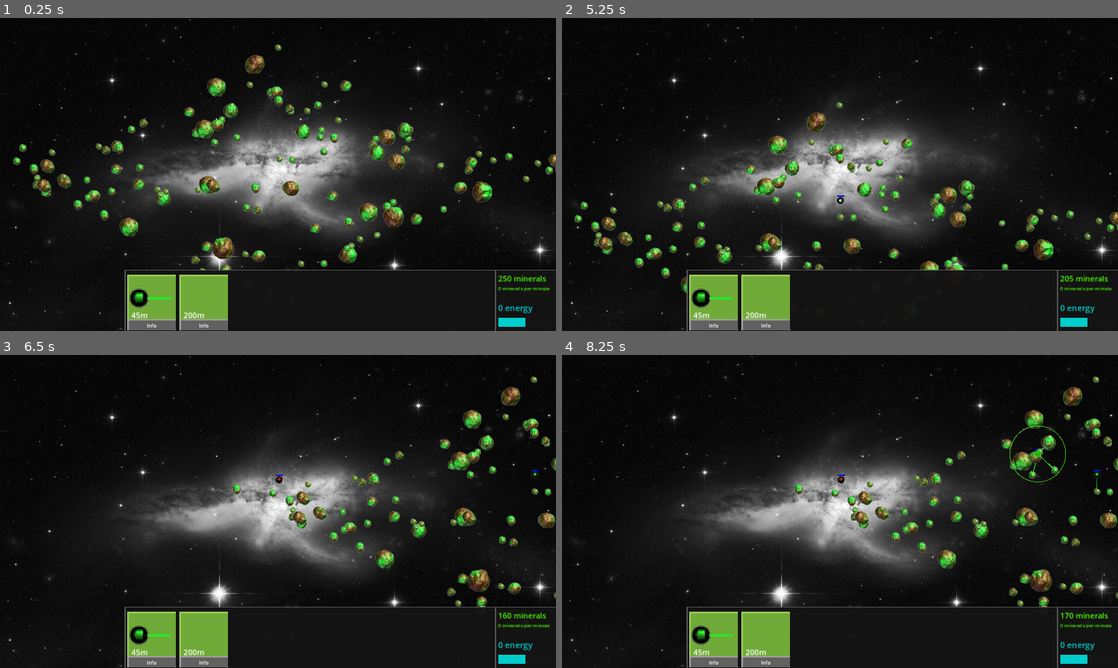
Above: before the commit, frames 1-4 (two rows, left to right).
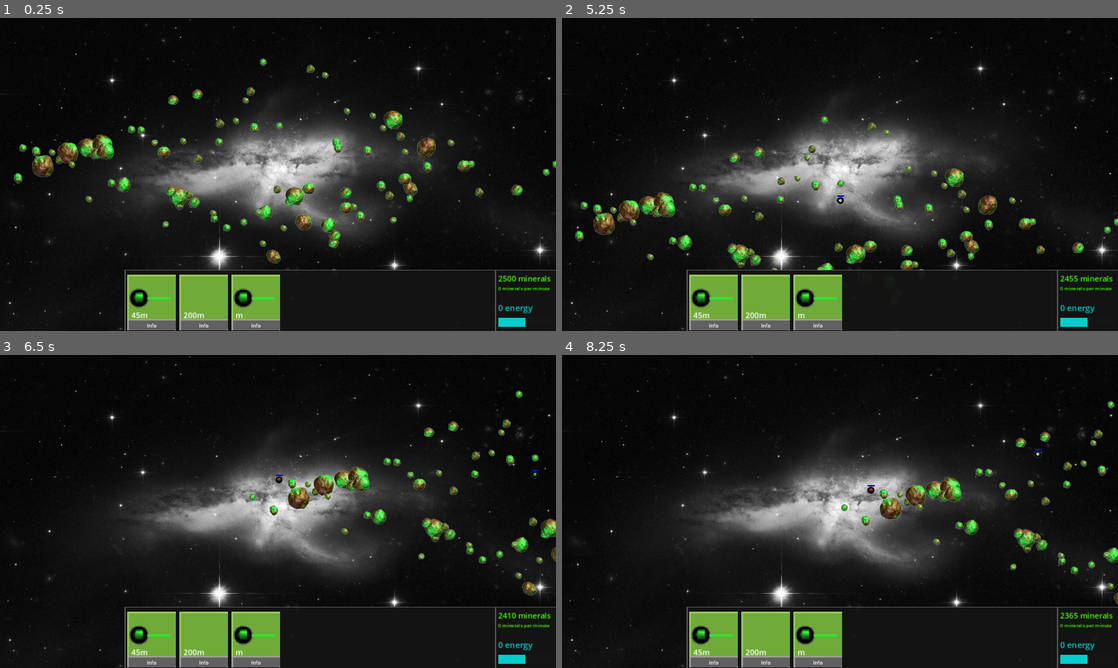
Above: after the commit, the same moments.

Repository: ramhacks/space-game-remake
Game: Godot game, scene res://survival.tscn
The game is run twice, just before and just after one commit, with the same random seed, the same clock (stepped at 60 frames per second) and the same inputs.
Inputs (mouse positions are in pixels of both pictures, inside the frame that each line leads up to):
- Up to frame 1 (0.25 s): no input
- Up to frame 2 (5.25 s): click (712, 324) at 0.52 s; click (712, 299) at 1.27 s; click (712, 324) at 2.02 s; click (712, 299) at 2.77 s; click (712, 324) at 3.52 s; click (712, 299) at 4.27 s; tap Enter at 5 s; drag from (840, 143) to (840, 315) at 5.02 s
- Up to frame 3 (6.5 s): tap Space at 5.75 s; drag from (22, 658) to (278, 480) at 5.77 s
- Up to frame 4 (8.25 s): tap Enter at 6.5, 8 s; move the mouse to (867, 483) at 6.52 s; tap Middle mouse button (Middle_Button) at 6.6 s; click (867, 483) at 6.67 s; tap Space at 7.25 s; drag from (951, 461) to (840, 652) at 7.27 s; drag from (1006, 442) to (1095, 473) at 8.02 s

The runs differ from the first frame. In frame 1, 10% of the frame differs, in the area x 2-100%, y 8-100%; in frame 2, 8.6%; in frame 3, 6.8%; in frame 4, 6.8%.

Commit message:
Energy/Power System
Traversed Graph of connected nodes, stop traversal after running out of available energy. Synced all towers to a power cycle, can change this and make each solar node have its own timer. This is purly a prefreence thing

Diff:
--- a/the-space-game/Asteroid GD/asteroid_gen.gd
+++ b/the-space-game/Asteroid GD/asteroid_gen.gd
@@ -28,7 +28,7 @@
 
 	var center = [int(get_viewport_rect().size.x/2), transformy*-1]
 
-	var place_chance = 15 #chance of placing asteroid, right now it is 10%
+	var place_chance = 10 #chance of placing asteroid, right now it is 10%
    #change it so that generates more toward center point
    #do this by getting distance from center, the closer it is the higher the chance of placing it
 
--- a/the-space-game/Survival_Scene_Scripts/camera.gd
+++ b/the-space-game/Survival_Scene_Scripts/camera.gd
@@ -1,5 +1,6 @@
 extends Area2D
 
+var correct_area = false
 signal cancel_spawn_tower
 signal place_tower(cur_position)
 signal draw_select(tower_pos, tower_radius, clicked_self)
--- a/the-space-game/Survival_Scene_Scripts/globals.gd
+++ b/the-space-game/Survival_Scene_Scripts/globals.gd
@@ -16,10 +16,30 @@
 		GetAllTreeNodes(childNode, listOfAllNodesInTree)
 	return listOfAllNodesInTree
 
-var resources = 250 # amount of resources the current player has
+var resources = 2500 # amount of resources the current player has
 var RPM = 0
 
 var tower_selection_mode = false
 var tower_selected
 
 var NO_SOLAR_TOWER = true
+
+var global_power_timer_on = Timer.new()
+var global_power_timer_off = Timer.new()
+
+#manage power timers so solar stations are all synced
+func _ready():
+	global_power_timer_on.one_shot = true
+	global_power_timer_off.one_shot = true
+	global_power_timer_off.timeout.connect(start_on)
+	global_power_timer_on.timeout.connect(start_off)
+
+	add_child(global_power_timer_on)
+	add_child(global_power_timer_off)
+	global_power_timer_on.start(2)
+
+func start_off():
+	global_power_timer_off.start(2)
+
+func start_on():
+	global_power_timer_on.start(2)
--- a/the-space-game/Survival_Scene_Scripts/survival.gd
+++ b/the-space-game/Survival_Scene_Scripts/survival.gd
@@ -7,12 +7,15 @@
 
 var initial_tower_prices = {
 	"miner": 45, #same as cur_name variable
-	"solar": 200
+	"solar": 200,
+	"Power_Node": 20
 }
 
 var tower_scene_dict = {
 	"miner": 0,
-	"solar": 0
+	"solar": 0,
+	"Power_Node": 0
+
 }
 
 signal finished_cooldown
@@ -62,6 +65,8 @@
 
 	tower_scene_dict['solar'] = preload("res://towers/Solar/solar.tscn")
 
+	tower_scene_dict["Power_Node"] = preload("res://towers/Power_Node.tscn")
+
 	game_tick_timer = get_node("Global_Ticks")
 
 	self.get_node("Camera_Area").draw_select.connect(draw_selector)
@@ -69,6 +74,7 @@
 	vbox_children.append(self.get_node("HotBar_Layer/Hotbar_Background/Hotbar_Forground/Selection/Side_Buttons/Custom"))
 	vbox_children.append(self.get_node("HotBar_Layer/Hotbar_Background/Hotbar_Forground/Selection/Side_Buttons/Upgrade_Button"))
 	vbox_children.append(self.get_node("HotBar_Layer/Hotbar_Background/Hotbar_Forground/Selection/Side_Buttons/Recycle"))
+
 	var vbox = self.get_node("HotBar_Layer/Hotbar_Background/Hotbar_Forground/Selection/Side_Buttons")
 	var children = Globals.get_all_children(vbox)
 	children.pop_front()
@@ -86,9 +92,6 @@
 		#inside the hotbar anymore
 		if(starting_tower_pos.y - self.get_node("Camera_Area").get_relative_mouse_pos(false).y > 25):
 			tower_to_place.hovering = true
-
-
-
 
 
 func _on_camera_area_cancel_spawn_tower() -> void:
@@ -124,8 +127,10 @@
 
 
 
-
-				copy.set_placed(true, tower_to_place.get_overlap())
+				if tower_to_place.cur_name == 'Power_Node':
+					copy.set_placed(true, tower_to_place.get_areas_overlap())
+				else:
+					copy.set_placed(true, tower_to_place.get_overlap())
 
 
 				copy.get_node("collider").visible = false
@@ -133,16 +138,16 @@
 				#connect laser_signal to tower so it can call it itself
 				copy.draw_laser.connect(draw_laser)
 				copy.draw_selection_animation.connect(draw_selector)
+				copy.draw_power_line.connect(draw_connection)
 
 				if(copy.cur_name == 'solar'):
 					Globals.NO_SOLAR_TOWER = false
 
-
-
-
-
-
-
+func draw_connection(tower, pos1, pos2):
+	var line = tower.get_node("Line_Power")
+	line.add_point(pos1)
+	line.add_point(pos2)
+	line.add_point(pos1)
 
 func draw_laser(tower, pos1, pos2, cooldown_time, tower_origin):
 	#create line node
@@ -160,13 +165,13 @@
 
 	tower.get_node("AnimationPlayer").play("line_disolve")
 
-
 	#at some point replace below with just a check if animation is finished or not, when finished just set cooldown to false
 	var cooltime = Timer.new()
 	self.add_child(cooltime)
 	cooltime.set_wait_time(cooldown_time)
 	cooltime.timeout.connect(Callable(clear_laser).bind(cooltime, tower_origin))
 	cooltime.start()
+
 
 func clear_laser(timer, tower_origin):
 	#this is on a separate branch because I do not know
@@ -279,8 +284,7 @@
 
 
 	self.get_node("HotBar_Layer/Hotbar_Background/Hotbar_Forground/Default_Hot Bar").visible = false
-	if tower.cur_name == 'miner':
-		print(tower.animated_node.asteroids_in_range)
+
 	self.get_node("HotBar_Layer/Hotbar_Background/Hotbar_Forground/Selection").show_selection_nodes(tower)
 
 	assert(tower.cur_name != "tower name", "You didn't name the tower cur_name! We can't find the associated ui elements for this tower")
--- /dev/null
+++ b/the-space-game/hotbar.gd
@@ -0,0 +1,11 @@
+extends Area2D
+var correct_area = false
+
+# Called when the node enters the scene tree for the first time.
+func _ready() -> void:
+	pass # Replace with function body.
+
+
+# Called every frame. 'delta' is the elapsed time since the previous frame.
+func _process(delta: float) -> void:
+	pass
--- a/the-space-game/project.godot
+++ b/the-space-game/project.godot
@@ -23,6 +23,10 @@
 
 window/size/mode=2
 window/stretch/mode="canvas_items"
+
+[global_group]
+
+collider=""
 
 [input]
 
--- a/the-space-game/survival.tscn
+++ b/the-space-game/survival.tscn
@@ -1,10 +1,11 @@
-[gd_scene load_steps=38 format=3 uid="uid://cf5pqleati37r"]
+[gd_scene load_steps=39 format=3 uid="uid://cf5pqleati37r"]
 
 [ext_resource type="Script" path="res://Survival_Scene_Scripts/survival.gd" id="1_e2foe"]
 [ext_resource type="Script" path="res://Survival_Scene_Scripts/camera.gd" id="2_fmvyw"]
 [ext_resource type="Script" path="res://Survival_Scene_Scripts/game_ticks.gd" id="2_yr8rd"]
 [ext_resource type="Texture2D" uid="uid://byomb7sbq1xd2" path="res://images/image(1).jpg" id="3_vqmru"]
 [ext_resource type="Theme" uid="uid://chdmu6kfrhoyk" path="res://Themes/hotbar_background1.tres" id="4_ihjta"]
+[ext_resource type="Script" path="res://hotbar.gd" id="5_0oapn"]
 [ext_resource type="Theme" uid="uid://dyhmoabmqtjno" path="res://Themes/hotbar_background2.tres" id="5_85nvo"]
 [ext_resource type="Script" path="res://default_hot_bar.gd" id="7_q05n8"]
 [ext_resource type="PackedScene" uid="uid://bxom4d8la8da2" path="res://UI Scenes/Tower_Button_Component.tscn" id="8_nsbra"]
@@ -148,6 +149,7 @@
 [node name="Hotbar" type="Area2D" parent="HotBar_Layer"]
 collision_layer = 3
 collision_mask = 3
+script = ExtResource("5_0oapn")
 metadata/_edit_lock_ = true
 
 [node name="CollisionShape2D" type="CollisionShape2D" parent="HotBar_Layer/Hotbar"]
@@ -177,6 +179,16 @@
 offset_right = 40.0
 offset_bottom = 40.0
 script = ExtResource("7_q05n8")
+
+[node name="Power" parent="HotBar_Layer/Hotbar_Background/Hotbar_Forground/Default_Hot Bar" instance=ExtResource("8_nsbra")]
+layout_mode = 1
+offset_left = 220.0
+offset_top = 9.0
+offset_right = 220.0
+offset_bottom = 9.0
+tower_button_target = "Power_Node"
+Normal_Texture = ExtResource("8_vnyq4")
+Pressed_Texture = ExtResource("11_7q3wi")
 
 [node name="Miner" parent="HotBar_Layer/Hotbar_Background/Hotbar_Forground/Default_Hot Bar" instance=ExtResource("8_nsbra")]
 layout_mode = 1
@@ -190,6 +202,7 @@
 Normal_Texture = ExtResource("8_vnyq4")
 Pressed_Texture = ExtResource("9_pw457")
 Display_Price = "45"
+metadata/_edit_lock_ = true
 
 [node name="Solar" parent="HotBar_Layer/Hotbar_Background/Hotbar_Forground/Default_Hot Bar" instance=ExtResource("8_nsbra")]
 layout_mode = 1
@@ -201,6 +214,7 @@
 Normal_Texture = ExtResource("11_7q3wi")
 Pressed_Texture = ExtResource("11_7q3wi")
 Display_Price = "200"
+metadata/_edit_lock_ = true
 
 [node name="Selection" type="Control" parent="HotBar_Layer/Hotbar_Background/Hotbar_Forground"]
 visible = false
@@ -315,6 +329,12 @@
 anchors_preset = 0
 offset_right = 772.0
 offset_bottom = 131.0
+
+[node name="Power_Node_Selection" type="Control" parent="HotBar_Layer/Hotbar_Background/Hotbar_Forground/Selection"]
+visible = false
+anchors_preset = 0
+offset_right = 40.0
+offset_bottom = 40.0
 
 [node name="Side_Buttons" type="VBoxContainer" parent="HotBar_Layer/Hotbar_Background/Hotbar_Forground/Selection"]
 layout_mode = 0
--- a/the-space-game/towers/Miner/miner.gd
+++ b/the-space-game/towers/Miner/miner.gd
@@ -58,8 +58,10 @@
 
 
 					#don't send laser, stop all mining operations
-
-			draw_line.emit(to_local(self.global_position), to_local(closest.global_position))
+			if closest:
+				draw_line.emit(to_local(self.global_position), to_local(closest.global_position))
+			else:
+				draw_line.emit(to_local(self.global_position), to_local(self.global_position))
 			return upgrade_map[upgrade_level]
 	return 0
 
--- a/the-space-game/towers/Miner/miner.tscn
+++ b/the-space-game/towers/Miner/miner.tscn
@@ -127,14 +127,11 @@
 3: -1
 }
 
-[node name="Timer" type="Timer" parent="." index="4"]
-one_shot = true
-
-[node name="Sprite2D" type="AnimatedSprite2D" parent="." index="5"]
+[node name="Sprite2D" type="AnimatedSprite2D" parent="." index="4"]
 z_index = 2
 sprite_frames = SubResource("SpriteFrames_xrw86")
 animation = &"hover"
 script = ExtResource("2_7igyp")
 
+[connection signal="draw_line" from="Sprite2D" to="." method="_on_sprite_2d_draw_line"]
 [connection signal="timeout" from="Timer" to="." method="_on_timer_timeout"]
-[connection signal="draw_line" from="Sprite2D" to="." method="_on_sprite_2d_draw_line"]
--- a/the-space-game/towers/Miner/miner_tower.gd
+++ b/the-space-game/towers/Miner/miner_tower.gd
@@ -3,6 +3,8 @@
 var total_mined = 0
 var mpm = 0
 var timer
+
+
 
 # Called when the node enters the scene tree for the first time.
 
@@ -22,7 +24,9 @@
 
 	place_build_progress_bar()
 
-
+func do_process():
+	if(animated_node):
+		total_mined += animated_node.mine(line_node)
 
 #overwrite set_placed:
 func set_placed(re_animate, current_overlapping_bodies):
@@ -33,19 +37,15 @@
 
 
 
-func _on_timer_timeout() -> void:
-	if(!cooling_down and built):
-		#if powered mine, else on the next 2 sec cycle delete the mining laser graphic
-		if(animated_node):
 
-			total_mined += animated_node.mine(line_node)
-
-		cooling_down = true
 
 
 # Called every frame. 'delta' is the elapsed time since the previous frame.
 func _process(delta: float) -> void:
+
 	mpm = animated_node.upgrade_map[level]
+
+
 	super._process(delta)
 
 
--- /dev/null
+++ b/the-space-game/towers/Power_Node.tscn
@@ -0,0 +1,100 @@
+[gd_scene load_steps=19 format=3 uid="uid://ms1nm4qyo62h"]
+
+[ext_resource type="PackedScene" uid="uid://dd0iq32xbef8" path="res://towers/tower.tscn" id="1_8ecru"]
+[ext_resource type="Script" path="res://towers/power_node.gd" id="2_g6doy"]
+[ext_resource type="Texture2D" uid="uid://c33jldjnrteju" path="res://images/458.png" id="3_gmdq8"]
+[ext_resource type="Texture2D" uid="uid://bi2rjwgx0u0ui" path="res://images/461.png" id="4_8skdq"]
+[ext_resource type="Script" path="res://towers/powersprite.gd" id="5_15jqe"]
+[ext_resource type="Texture2D" uid="uid://cgtp82pb8v11q" path="res://images/463.png" id="5_vddk6"]
+[ext_resource type="Texture2D" uid="uid://dpqmfilj0a8ul" path="res://images/465.png" id="6_3lbpi"]
+[ext_resource type="Texture2D" uid="uid://bwk1ckctabfj8" path="res://images/467.png" id="7_fdta2"]
+[ext_resource type="Texture2D" uid="uid://0eeboj0oi4e6" path="res://images/469.png" id="8_b7ubv"]
+[ext_resource type="Texture2D" uid="uid://fsr8bqph1fpm" path="res://images/471.png" id="9_k62mq"]
+[ext_resource type="Texture2D" uid="uid://c26fqgxx43oyg" path="res://images/473.png" id="10_i6m4l"]
+[ext_resource type="Texture2D" uid="uid://bijt717y182kw" path="res://images/475.png" id="11_etje8"]
+[ext_resource type="Texture2D" uid="uid://cabm2rsdc6413" path="res://images/477.png" id="12_41j7h"]
+[ext_resource type="Texture2D" uid="uid://bgcynvjq7vg2v" path="res://images/479.png" id="13_caxv3"]
+[ext_resource type="Texture2D" uid="uid://dy5mg0wjraqro" path="res://images/481.png" id="14_6tau5"]
+[ext_resource type="Texture2D" uid="uid://b086n73fbtqr6" path="res://images/483.png" id="15_bls05"]
+[ext_resource type="Texture2D" uid="uid://de8qe5cponxdy" path="res://images/485.png" id="16_qrksn"]
+
+[sub_resource type="SpriteFrames" id="SpriteFrames_ws7ev"]
+animations = [{
+"frames": [{
+"duration": 1.0,
+"texture": ExtResource("3_gmdq8")
+}],
+"loop": false,
+"name": &"hover",
+"speed": 10.0
+}, {
+"frames": [{
+"duration": 1.0,
+"texture": ExtResource("4_8skdq")
+}],
+"loop": true,
+"name": &"no_power",
+"speed": 5.0
+}, {
+"frames": [{
+"duration": 1.0,
+"texture": ExtResource("5_vddk6")
+}, {
+"duration": 1.0,
+"texture": ExtResource("6_3lbpi")
+}, {
+"duration": 1.0,
+"texture": ExtResource("7_fdta2")
+}, {
+"duration": 1.0,
+"texture": ExtResource("8_b7ubv")
+}, {
+"duration": 1.0,
+"texture": ExtResource("9_k62mq")
+}, {
+"duration": 1.0,
+"texture": ExtResource("10_i6m4l")
+}, {
+"duration": 1.0,
+"texture": ExtResource("11_etje8")
+}, {
+"duration": 1.0,
+"texture": ExtResource("12_41j7h")
+}, {
+"duration": 1.0,
+"texture": ExtResource("13_caxv3")
+}, {
+"duration": 1.0,
+"texture": ExtResource("14_6tau5")
+}, {
+"duration": 1.0,
+"texture": ExtResource("15_bls05")
+}, {
+"duration": 1.0,
+"texture": ExtResource("16_qrksn")
+}],
+"loop": false,
+"name": &"place",
+"speed": 10.0
+}, {
+"frames": [{
+"duration": 1.0,
+"texture": ExtResource("16_qrksn")
+}],
+"loop": true,
+"name": &"powered",
+"speed": 5.0
+}]
+
+[node name="Power_Node" groups=["collider"] instance=ExtResource("1_8ecru")]
+script = ExtResource("2_g6doy")
+cur_name = "Power_Node"
+
+[node name="Sprite2D" type="AnimatedSprite2D" parent="." index="6"]
+sprite_frames = SubResource("SpriteFrames_ws7ev")
+animation = &"hover"
+script = ExtResource("5_15jqe")
+
+[node name="Connector" parent="." index="7"]
+z_index = -2
+default_color = Color(0, 0.580392, 0.741176, 0.658824)
--- a/the-space-game/towers/Set_Tower_Selection_Collision.gd
+++ b/the-space-game/towers/Set_Tower_Selection_Collision.gd
@@ -1,6 +1,14 @@
 extends Area2D
 
+var correct_area = true
+var visited = false
+var powered = false
 
+var my_name
+var connections = []
+
+signal set_powered_val()
+signal reset_powers()
 # Called when the node enters the scene tree for the first time.
 func _ready() -> void:
 	var sprite_texture
@@ -30,3 +38,10 @@
 # Called every frame. 'delta' is the elapsed time since the previous frame.
 func _process(delta: float) -> void:
 	pass
+
+
+func set_val():
+	set_powered_val.emit()
+
+func reset_power():
+	reset_powers.emit()
--- a/the-space-game/towers/Solar/solar.gd
+++ b/the-space-game/towers/Solar/solar.gd
@@ -1,9 +1,13 @@
 extends Tower
 
-var upgrade_level
+var upgrade_level = 1
+var energy_limit = 300
+
+
 var upgrade_map = {
 	1: 10,
-	2: 20
+	2: 20,
+	3: -1
 }
 
 var energy = 0
@@ -25,5 +29,42 @@
 	return [1,2,3] #placeholder as we don't need to check for overlapping asteroids, will need to check for nodes however
 
 func _process(delta: float) -> void:
+
 	#have to invoke super process or it wont call every frame
+	if self.finished_traversing:
+		$Timer.start(3)
+		self.finished_traversing = false
+
+	if self.finished_traverse_off:
+		self.finished_traverse_off = false
+		$Power_Delay.start()
 	super._process(delta)
+
+
+func do_process():
+	pass
+
+func set_placed(re_animate, current_overlapping_bodies):
+	Globals.global_power_timer_on.timeout.connect(turn_on)
+	Globals.global_power_timer_off.timeout.connect(turn_off)
+	$Power_Delay.wait_time = 2
+	#$Timer.start(2)
+	$Power_Delay.start()
+
+
+	for node in current_overlapping_bodies:
+		if is_instance_valid(node):
+
+			$Connector.add_point(to_local(self.global_position))
+			$Connector.add_point(to_local(node.global_position))
+
+
+
+	super.set_placed(re_animate, current_overlapping_bodies)
+
+func turn_off():
+	traverse_graph_off($Sprite)
+
+
+func turn_on():
+	traverse_graph_power($Sprite, energy_limit)
--- a/the-space-game/towers/Solar/solar.tscn
+++ b/the-space-game/towers/Solar/solar.tscn
@@ -39,6 +39,7 @@
 [ext_resource type="Texture2D" uid="uid://dfyiyrgmdujhs" path="res://images/63.png" id="33_jhvdb"]
 [ext_resource type="Texture2D" uid="uid://b2r4h68ymkcgx" path="res://images/65.png" id="34_knito"]
 [ext_resource type="Script" path="res://towers/Solar/solar_animated.gd" id="36_ytiel"]
+[ext_resource type="Texture2D" uid="uid://brt5yhjlkxkvp" path="res://images/454.png" id="39_v8qh4"]
 
 [sub_resource type="SpriteFrames" id="SpriteFrames_3ggyo"]
 animations = [{
@@ -169,6 +170,14 @@
 "loop": false,
 "name": &"place",
 "speed": 10.0
+}, {
+"frames": [{
+"duration": 1.0,
+"texture": ExtResource("39_v8qh4")
+}],
+"loop": true,
+"name": &"test",
+"speed": 5.0
 }]
 
 [node name="solar_station" instance=ExtResource("1_cmj2o")]
@@ -188,5 +197,7 @@
 [node name="Sprite2D" type="AnimatedSprite2D" parent="." index="4"]
 z_index = 2
 sprite_frames = SubResource("SpriteFrames_3ggyo")
-animation = &"hover"
+animation = &"test"
 script = ExtResource("36_ytiel")
+
+[connection signal="timeout" from="Timer" to="." method="_on_timer_timeout"]
--- /dev/null
+++ b/the-space-game/towers/collision_area.gd
@@ -0,0 +1,13 @@
+extends Area2D
+
+var correct_area = false
+
+
+# Called when the node enters the scene tree for the first time.
+func _ready() -> void:
+	pass # Replace with function body.
+
+
+# Called every frame. 'delta' is the elapsed time since the previous frame.
+func _process(delta: float) -> void:
+	pass
--- /dev/null
+++ b/the-space-game/towers/power_node.gd
@@ -0,0 +1,50 @@
+extends Tower
+
+var upgrade_level = 1
+
+var upgrade_map = {
+	1: 10,
+	2: -1
+}
+
+
+
+var energy = 0
+
+
+
+# Called when the node enters the scene tree for the first time.
+func _ready() -> void:
+	sprite_node = self.get_node("Sprite")
+	child_area = self.get_node("Collision_Area")
+	animated_node = self.get_node("Sprite2D")
+	inherted_node = self
+
+	var current_animation : String = animated_node.animation
+
+	sprite_texture = animated_node.get_sprite_frames().get_frame_texture(current_animation, 0)
+
+	place_build_progress_bar()
+
+func get_overlap():
+	return [1,2,3] #placeholder as we don't need to check for overlapping asteroids, will need to check for nodes however
+
+func _process(delta: float) -> void:
+	$Connector.clear_points()
+	for node in $Sprite.connections:
+		if is_instance_valid(node) and node.correct_area:
+			$Connector.add_point(to_local(self.global_position))
+			$Connector.add_point(to_local(node.global_position))
+	#have to invoke super process or it wont call every frame
+	super._process(delta)
+
+func do_process():
+	pass
+
+func set_placed(re_animate, current_overlapping_bodies):
+
+
+
+
+
+	super.set_placed(re_animate, current_overlapping_bodies)
--- /dev/null
+++ b/the-space-game/towers/powersprite.gd
@@ -0,0 +1,12 @@
+extends AnimatedSprite2D
+
+var upgrade_level = 1
+var placed = false #required for all towers
+# Called when the node enters the scene tree for the first time.
+func _ready() -> void:
+	pass # Replace with function body.
+
+
+# Called every frame. 'delta' is the elapsed time since the previous frame.
+func _process(delta: float) -> void:
+	pass
--- a/the-space-game/towers/tower.gd
+++ b/the-space-game/towers/tower.gd
@@ -1,6 +1,21 @@
 extends Node2D
 
 class_name Tower
+
+
+
+# Add an item to the queue if it has not reached its maximum capacity
+func add_to_queue(queue, item):
+	if len(queue):
+		queue.push_back(item)
+
+# Removes the front item from the queue and returns whether or not the queue was empty
+func finish_queue_front(queue):
+	if(len(queue)):
+		return queue.pop_front()
+	else:
+		return -1
+
 
 var child_area
 var sprite_node
@@ -8,10 +23,22 @@
 var inherted_node #for methods that require the inhereted node
 var level = 1
 
+#ENERGY VARS
+var connections = []
+var sent_nodes = []
+var sent_ = false
+var powered = false
+
+
+
+
+var finished_traversing = false
+var finished_traverse_off = false
 var player_ = false #used to check if enemy should attack it or not
 var show_colliding_bodies = false
 
 @export var health = 300
+
 var build_progress = 0 #percantage up to 100
 
 var built = true #we will set this to false when we implement power
@@ -23,6 +50,8 @@
 signal draw_hover_line(pos1, pos2_list, R, G, B, opacity, line_node)
 signal draw_selection_animation(tower_pos, tower_radius, clicked_self, tower_type)
 
+signal draw_power_line(tower, pos1, pos2)
+
 @export var cur_name = "tower name" #used if we want to identify the type of tower,
 
 var cooldown_delay = 3  #may need to be adjusted based on upgrade level
@@ -33,7 +62,7 @@
 var hovering = false #hovering next to mouse, not placed yet
 #assumed false until told otherwise
 
-var powered = false #is this node powered? once set to true it will mine once
+
 
 var clickable = false #this is so that we don't think the tower is being clicked after we place it down
 
@@ -64,6 +93,8 @@
 
 # Called every frame. 'delta' is the elapsed time since the previous frame.
 func _process(delta: float) -> void:
+	$Sprite.my_name = cur_name
+	$Sprite.connections = $Collision_Area.get_overlapping_areas()
 	animated_node.upgrade_level = level
 
 	if(len(sprite_node.get_overlapping_areas()) > 0):
@@ -126,6 +157,9 @@
 #overlapping bodies (for asteroid detection)		#overlapping areas to make sure we are not on top of another node
 	return child_area.get_overlapping_bodies()
 
+func get_areas_overlap():
+	return child_area.get_overlapping_areas()
+
 func _on_sprite_2d_draw_line(pos1: Variant, pos2: Variant) -> void:
 	cooling_down = true
 
@@ -154,3 +188,51 @@
 		if event.is_action("BUTTON_LEFT"):
 			draw_selection_animation.emit(self.global_position, sprite_texture.get_size().x/2, true,  inherted_node)
 			#will change the hot bar or something to let us upgrade the selected tower
+
+
+
+
+
+#traverse graph to turn nodes on, traverses every node recursively until it runs out of available energy in which it stops and exits the loop
+
+func traverse_graph_power(start_node, energy_left,  visted=null):
+	if visted == null:
+		visted = []
+	visted.append(start_node)
+	for next in start_node.connections:
+		if(next not in visted and is_instance_valid(next) and next.correct_area and next.my_name != "solar"):
+			if next.my_name != 'Power_Node':
+				energy_left -= 50
+			if(energy_left > 0):
+				next.powered = true
+				next.set_val()
+				traverse_graph_power(next, energy_left, visted)
+
+	self.finished_traversing = true
+	return visted
+
+#traverse graph to turn nodes off
+func traverse_graph_off(start_node, visted=null):
+	if visted == null:
+		visted = []
+	visted.append(start_node)
+	for next in start_node.connections:
+		if(next not in visted and is_instance_valid(next) and next.correct_area):
+			next.powered = false
+			next.reset_power()
+			traverse_graph_off(next, visted)
+
+
+	self.finished_traverse_off = true
+	return visted
+
+#power off
+func _on_sprite_reset_powers() -> void:
+	self.powered = false
+	animated_node.play("no_power")
+
+#power on
+func _on_sprite_set_powered_val() -> void:
+	inherted_node.do_process()
+	self.powered = true
+	animated_node.play("powered")
--- a/the-space-game/towers/tower.tscn
+++ b/the-space-game/towers/tower.tscn
@@ -1,8 +1,9 @@
-[gd_scene load_steps=13 format=3 uid="uid://dd0iq32xbef8"]
+[gd_scene load_steps=14 format=3 uid="uid://dd0iq32xbef8"]
 
 [ext_resource type="Script" path="res://towers/tower.gd" id="1_u867d"]
 [ext_resource type="Texture2D" uid="uid://bjlax7wrybigo" path="res://images/Green-Circle-PNG-Photo-2603984782.png" id="2_x3dtl"]
 [ext_resource type="Script" path="res://towers/Set_Tower_Selection_Collision.gd" id="3_hmvqe"]
+[ext_resource type="Script" path="res://towers/collision_area.gd" id="4_lhcah"]
 
 [sub_resource type="StyleBoxFlat" id="StyleBoxFlat_3lut5"]
 bg_color = Color(0.0156863, 0.0470588, 0.862745, 1)
@@ -99,10 +100,27 @@
 shape = SubResource("CircleShape2D_jta6b")
 metadata/_edit_lock_ = true
 
-[node name="Collision_Area" type="Area2D" parent="."]
+[node name="Collision_Area" type="Area2D" parent="." groups=["collider"]]
 collision_layer = 2
+script = ExtResource("4_lhcah")
 
 [node name="Collider" type="CollisionShape2D" parent="Collision_Area"]
 shape = SubResource("CircleShape2D_emkd0")
 
+[node name="Connector" type="Line2D" parent="."]
+width = 2.0
+
+[node name="Timer" type="Timer" parent="."]
+one_shot = true
+
+[node name="Power_Delay" type="Timer" parent="."]
+one_shot = true
+
+[node name="Timer2" type="Timer" parent="."]
+one_shot = true
+
 [connection signal="input_event" from="Sprite" to="." method="_on_sprite_input_event"]
+[connection signal="reset_powers" from="Sprite" to="." method="_on_sprite_reset_powers"]
+[connection signal="set_powered_val" from="Sprite" to="." method="_on_sprite_set_powered_val"]
+[connection signal="timeout" from="Power_Delay" to="." method="_on_power_delay_timeout"]
+[connection signal="timeout" from="Timer2" to="." method="_on_timer_2_timeout"]
Not shown: 1 places in the-space-game/towers/Solar/solar.tscn that only renumber resources
Not shown, added: the-space-game/towers/Miner/minE108.tmp
Not shown, added: the-space-game/towers/towB124.tmp
Not shown, added: the-space-game/towers/towC009.tmp
